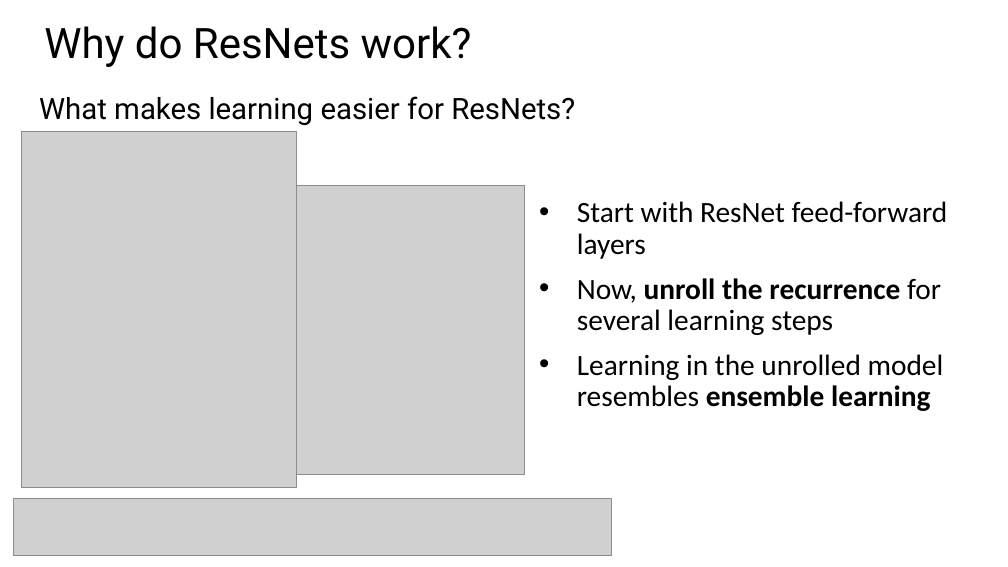
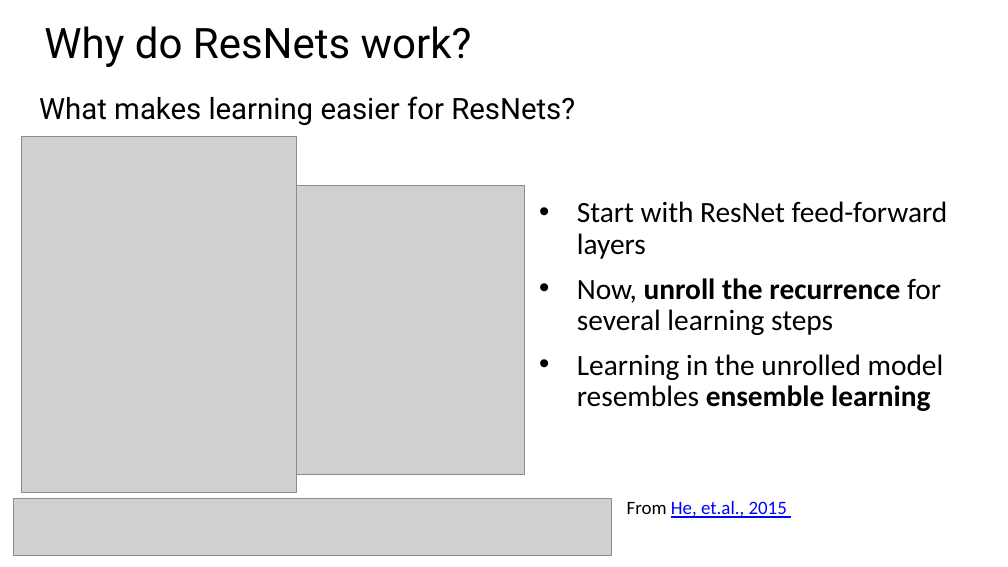
Before and after one commit to StephenElston/CSCI-E25, a slide deck: slide 50 of Slides/6_ConvolutionalNNs.pptx. Drawn at 1008x567 pixels with LibreOffice and Linux fonts; fonts in the diff are those of the drawing; grey boxes stand for pictures; background and template pictures are left out. Boxes give left, top, right and bottom in pixels: in the first picture for what was removed or moved away, otherwise in the second. Text is boxed around its words. In the diff, an @@ line names an element or a change of style, - is before the commit and + after.

```diff
--- a/Slides/6_ConvolutionalNNs.pptx
+++ b/Slides/6_ConvolutionalNNs.pptx
@@ picture: place and size @@
-picture at [21,132,296,487]
+picture at [21,136,296,492]
@@ text added at [627,501,787,518], 18 pt, text #0000FF, underline @@
+From He, et.al., 2015
```
Also in this commit, not shown: 9 other slides changed, 2 slides added.
